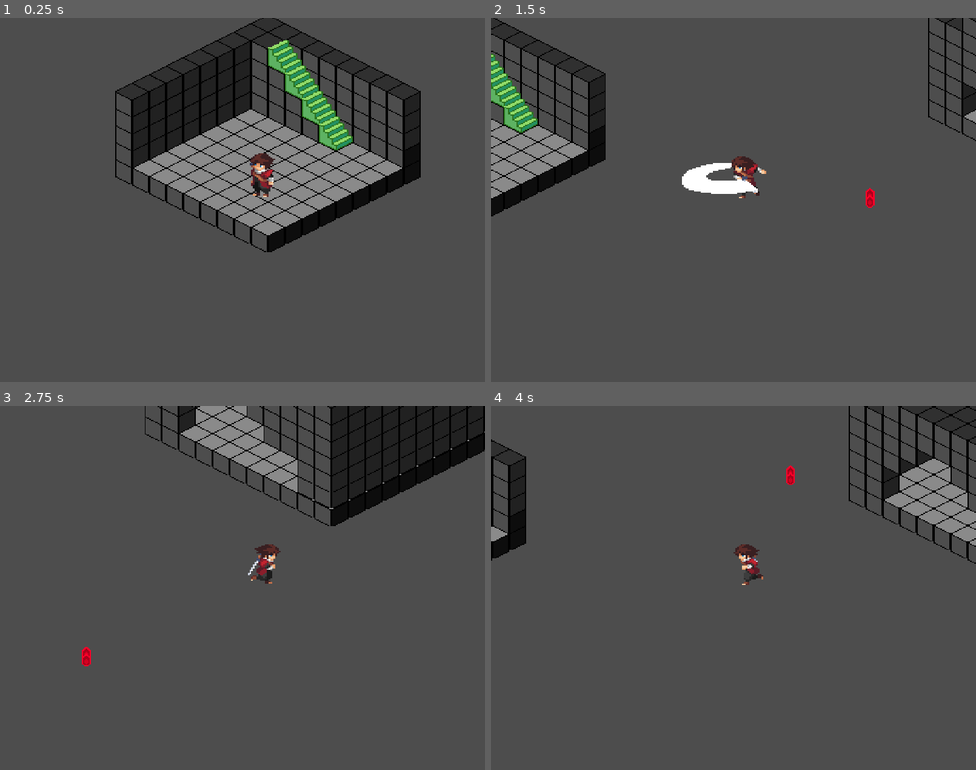
Above: before the commit, frames 1-4 (two rows, left to right).
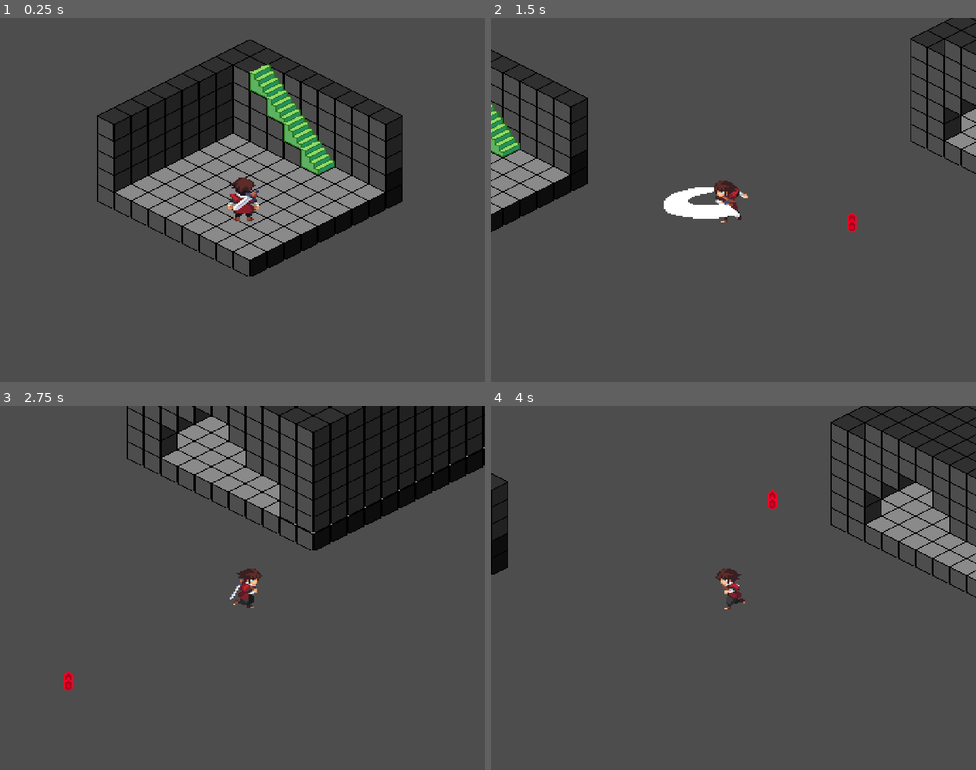
Above: after the commit, the same moments.

Repository: UnaFlor06/isotest
Game: Godot game, scene res://Cenas/cena_principal.tscn
The game is run twice, just before and just after one commit, with the same random seed, the same clock (stepped at 60 frames per second) and the same inputs.
Inputs (mouse positions are in pixels of both pictures, inside the frame that each line leads up to):
- Up to frame 1 (0.25 s): no input
- Up to frame 2 (1.5 s): tap Enter at 0.5 s; move the mouse to (840, 181) at 0.52 s; hold D (mover_right) 0.53-1.28 s; tap Q (dash) at 0.6 s; move the mouse to (636, 218) at 1.27 s; hold S (mover_down) from 1.28 s (still down); click (636, 218) at 1.35 s
- Up to frame 3 (2.75 s): move the mouse to (291, 507) at 2.02 s; release S (mover_down) at 2.03 s; hold D (mover_right) from 2.03 s (still down); tap Q (dash) at 2.1 s
- Up to frame 4 (4 s): move the mouse to (709, 660) at 2.77 s; release D (mover_right) at 2.78 s; hold W (mover_up) 2.78-3.53 s; click (709, 660) at 2.85 s; move the mouse to (879, 642) at 3.52 s; hold A (mover_left) from 3.53 s (still down); tap Q (dash) at 3.6 s

The runs differ from the first frame. In frame 1, 21% of the frame differs, in the area x 20-87%, y 0-71%; in frame 2, 12%; in frame 3, 10%; in frame 4, 9.8%.

Commit message:
mudancas

Diff:
--- /dev/null
+++ b/Cenas/Menu/Config.tscn
@@ -0,0 +1,45 @@
+[gd_scene load_steps=5 format=3 uid="uid://dg4el8ydl5odq"]
+
+[ext_resource type="Script" uid="uid://djadkucu8sycv" path="res://Cenas/Scripts/config_2.gd" id="1_3bbrb"]
+[ext_resource type="FontFile" uid="uid://c4djfkseq3ilc" path="res://Assets/Fontes/fonts/connection_ii/ConnectionII.otf" id="2_tw0n5"]
+[ext_resource type="PackedScene" uid="uid://duy2s7b1c6csy" path="res://Cenas/Menu/Botoes/jogar.tscn" id="3_112sr"]
+
+[sub_resource type="StyleBoxFlat" id="StyleBoxFlat_y5nsl"]
+bg_color = Color(0, 0, 0, 0.619608)
+
+[node name="CanvasLayer" type="CanvasLayer"]
+process_mode = 3
+script = ExtResource("1_3bbrb")
+
+[node name="Config" type="PanelContainer" parent="."]
+anchors_preset = 14
+anchor_top = 0.5
+anchor_right = 1.0
+anchor_bottom = 0.5
+offset_left = 150.0
+offset_top = -200.0
+offset_right = -150.0
+offset_bottom = 200.0
+grow_horizontal = 2
+grow_vertical = 2
+size_flags_horizontal = 4
+size_flags_vertical = 0
+theme_override_styles/panel = SubResource("StyleBoxFlat_y5nsl")
+
+[node name="Texto" type="Label" parent="Config"]
+layout_mode = 2
+size_flags_horizontal = 4
+size_flags_vertical = 0
+theme_override_fonts/font = ExtResource("2_tw0n5")
+theme_override_font_sizes/font_size = 30
+text = "Configurações"
+
+[node name="Botao" parent="Config" instance=ExtResource("3_112sr")]
+custom_minimum_size = Vector2(100, 0)
+layout_mode = 2
+size_flags_horizontal = 8
+size_flags_vertical = 8
+theme_override_font_sizes/font_size = 15
+text = "Voltar"
+
+[connection signal="pressed" from="Config/Botao" to="." method="_on_botao_pressed"]
--- a/Cenas/Menu/Config2.tscn
+++ /dev/null
@@ -1,32 +0,0 @@
-[gd_scene load_steps=4 format=3 uid="uid://dg4el8ydl5odq"]
-
-[ext_resource type="Script" uid="uid://djadkucu8sycv" path="res://Cenas/Scripts/config_2.gd" id="1_c222u"]
-[ext_resource type="FontFile" uid="uid://c4djfkseq3ilc" path="res://Assets/Fontes/fonts/connection_ii/ConnectionII.otf" id="3_6vhtc"]
-[ext_resource type="PackedScene" uid="uid://duy2s7b1c6csy" path="res://Cenas/Menu/Botoes/jogar.tscn" id="4_eut1g"]
-
-[node name="CanvasLayer" type="CanvasLayer"]
-script = ExtResource("1_c222u")
-
-[node name="Config" type="PanelContainer" parent="."]
-anchors_preset = 15
-anchor_right = 1.0
-anchor_bottom = 1.0
-grow_horizontal = 2
-grow_vertical = 2
-
-[node name="Texto" type="Label" parent="Config"]
-layout_mode = 2
-size_flags_horizontal = 4
-size_flags_vertical = 0
-theme_override_fonts/font = ExtResource("3_6vhtc")
-theme_override_font_sizes/font_size = 30
-text = "Configurações"
-
-[node name="Botao" parent="Config" instance=ExtResource("4_eut1g")]
-custom_minimum_size = Vector2(150, 0)
-layout_mode = 2
-size_flags_horizontal = 8
-size_flags_vertical = 8
-text = "Voltar"
-
-[connection signal="pressed" from="Config/Botao" to="." method="_on_botao_pressed"]
--- a/Cenas/Menu/menu_principal.gd
+++ b/Cenas/Menu/menu_principal.gd
@@ -5,7 +5,7 @@
 	get_tree().change_scene_to_file("res://Cenas/cena_principal.tscn")
 
 func _on_opcao_pressed() -> void:
-	get_tree().change_scene_to_file("res://Cenas/Menu/Config2.tscn")
+	get_tree().change_scene_to_file("res://Cenas/Menu/Config.tscn")
 
 func _on_sair_pressed() -> void:
 	get_tree().quit()
--- a/Cenas/MenuPrincipal.tscn
+++ b/Cenas/MenuPrincipal.tscn
@@ -36,6 +36,7 @@
 corner_radius_bottom_left = 25
 
 [node name="Control" type="TextureRect"]
+process_mode = 3
 texture_filter = 1
 anchors_preset = 15
 anchor_right = 1.0
--- a/Cenas/cena_principal.tscn
+++ b/Cenas/cena_principal.tscn
@@ -23,6 +23,6 @@
 position = Vector2(-214, 417)
 
 [node name="Camera2D" type="Camera2D" parent="Player"]
-position = Vector2(-18, 6)
+position = Vector2(-1, -17)
 
 [node name="PauseMenu" parent="." instance=ExtResource("5_tgbm0")]
--- a/Cenas/pause.gd
+++ b/Cenas/pause.gd
@@ -1,13 +1,11 @@
 extends CanvasLayer
 
-@onready var Config_cena = preload("res://Cenas/Menu/Config2.tscn")
+@onready var Config_cena = preload("res://Cenas/Menu/Config.tscn")
 var instancia
 
 func _ready() -> void:
-	# instancia o Config
+	visible = false
 	instancia = Config_cena.instantiate()
-
-	# espera um frame para garantir que a cena principal já esteja carregada
 	call_deferred("_adicionar_config")
 
 func _adicionar_config():
@@ -36,4 +34,5 @@
 
 
 func _on_button_pressed() -> void:
-	get_tree().quit()
+	get_tree().paused = false
+	get_tree().change_scene_to_file("res://Cenas/Menu/MenuPrincipal.tscn")
--- a/Cenas/pause_menu.tscn
+++ b/Cenas/pause_menu.tscn
@@ -5,7 +5,6 @@
 
 [node name="PauseMenu" type="CanvasLayer"]
 process_mode = 3
-visible = false
 script = ExtResource("1_idnuk")
 
 [node name="bg_overlay" type="ColorRect" parent="."]
